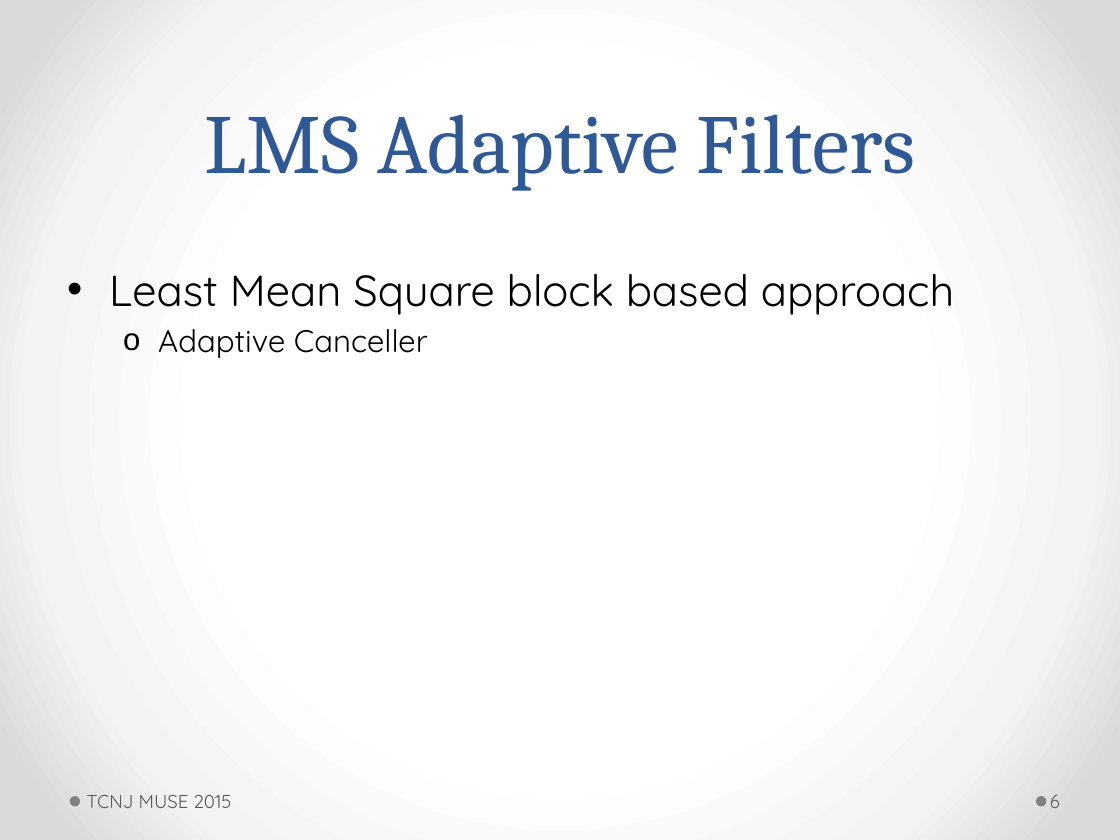
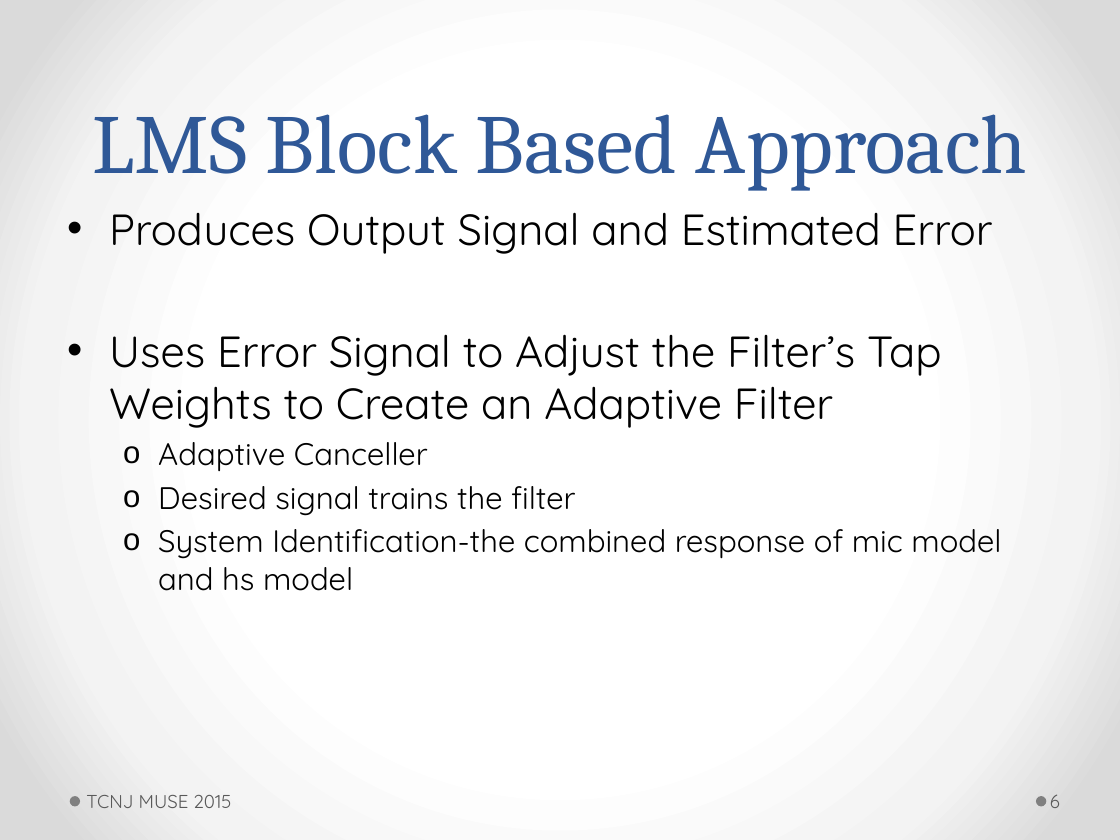
Before and after one commit to ActiveNoiseCancellationResearch/MUSE-Research, a slide deck: slide 6 of proj_anc/doc/jswift/7_23_2015_powerpoint.pptm. Drawn at 1120x840 pixels with LibreOffice and Linux fonts; fonts in the diff are those of the drawing. Boxes give left, top, right and bottom in pixels: in the first picture for what was removed or moved away, otherwise in the second. Text is boxed around its words. In the diff, an @@ line names an element or a change of style, - is before the commit and + after.

```diff
--- a/proj_anc/doc/jswift/7_23_2015_powerpoint.pptm
+++ b/proj_anc/doc/jswift/7_23_2015_powerpoint.pptm
@@ title at <box>93,114,1027,191</box>: text changed @@
-LMS Adaptive Filters
+LMS Block Based Approach
@@ text at <box>109,212,993,428</box>: text changed @@
-• Least Mean Square block based approach
+• Produces Output Signal and Estimated Error
+• Uses Error Signal to Adjust the Filter’s Tap Weights to Create an Adaptive Filter
@@ text at <box>158,486,1001,591</box>: paragraphs added @@
+  o Desired signal trains the filter
+  o System Identification-the combined response of mic model and hs model
```
Also in this commit, not shown: 5 other slides changed, 1 slide added.
